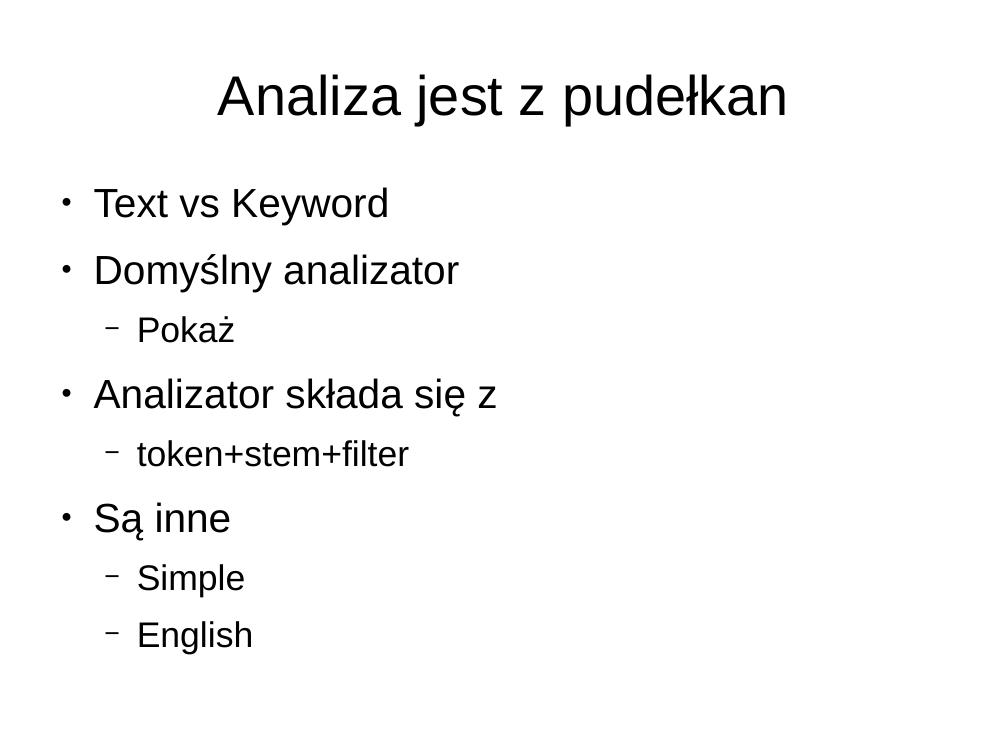
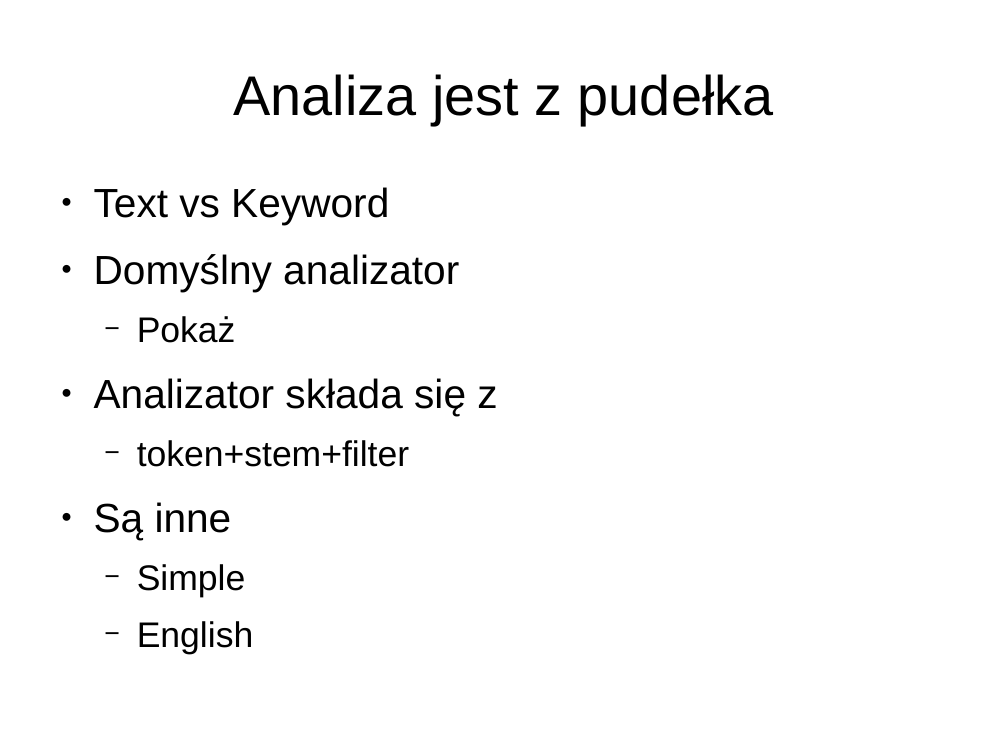
Before and after one commit to lukaszkuczynski/nieszukaj, a slide deck: slide 23 of znajduj.odp. Drawn at 1008x756 pixels with LibreOffice and Linux fonts; fonts in the diff are those of the drawing. Boxes give left, top, right and bottom in pixels: in the first picture for what was removed or moved away, otherwise in the second. Text is boxed around its words. In the diff, an @@ line names an element or a change of style, - is before the commit and + after.

```diff
--- a/znajduj.odp
+++ b/znajduj.odp
@@ title at (x1=233, y1=74, x2=774, y2=125): text changed @@
-Analiza jest z pudełkan
+Analiza jest z pudełka
```
Also in this commit, not shown: 6 other slides changed, 8 slides added, 1 slide removed, 1 other file.
